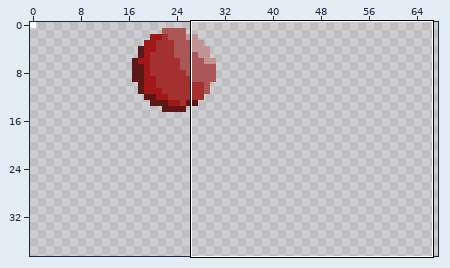
File history of a pixel-art file, assets/sprites/sample.aseprite. The picture above shows the old version from afar; the outline marks the close-up.
Close-up. Before the commit:
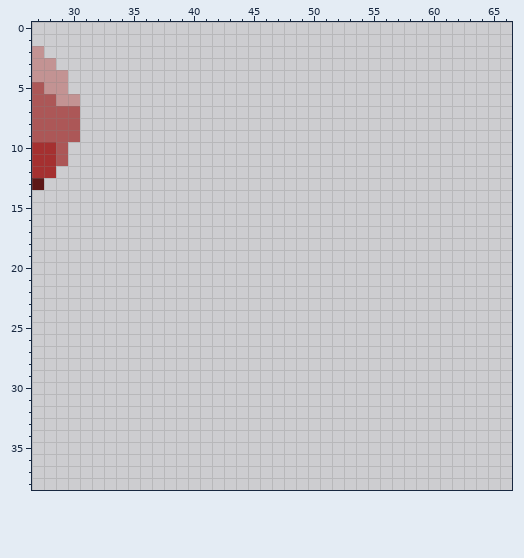
1024x1024 pixels, 1 frame. Shown: x 27..66, y 0..38. The wide view leaves out empty margins.
After:
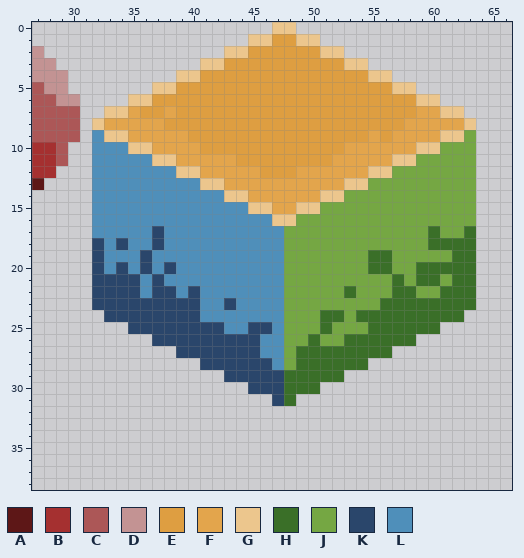
Palette (. is transparent): A #5d1717  B #a53030  C #ac5757  D #c39393  E #de9e41  F #e3a54c  G #ecc68d  H #3a6f28  J #75a743  K #2a466b  L #4f8fba
Difference:
@@ x 27..66 @@
- 0 ........................................
- 1 ........................................
- 2 D.......................................
- 3 DD......................................
- 4 DDD.....................................
- 5 CDD.....................................
- 6 CCDD....................................
- 7 CCCC....................................
- 8 CCCC....................................
- 9 CCCC....................................
-10 BBC.....................................
-11 BBC.....................................
-12 BB......................................
-13 A.......................................
-14 ........................................
-15 ........................................
-16 ........................................
-17 ........................................
-18 ........................................
-19 ........................................
-20 ........................................
-21 ........................................
-22 ........................................
-23 ........................................
-24 ........................................
-25 ........................................
-26 ........................................
-27 ........................................
-28 ........................................
-29 ........................................
-30 ........................................
-31 ........................................
+ 0 ....................GG..................
+ 1 ..................GGEEGG................
+ 2 D...............GGEEEEEEGG..............
+ 3 DD............GGEEEEEEEEEEGG............
+ 4 DDD.........GGEEEEEEEEEEEEEEGG..........
+ 5 CDD.......GGEEEEEEEEEEEEEEEEEEGG........
+ 6 CCDD....GGEEEEEEEEEEEEEEEEEEEEEEGG......
+ 7 CCCC..GGFEEFEEEEEEEEEEEEEEEEEEEEFFGG....
+ 8 CCCC.GFFFFFEEEEEEEEEEEEEEEEEEEEFFFFFG...
+ 9 CCCC.LGGFFFFFEEEEEEEEEEEEEEEFEFFFFGGJ...
+10 BBC..LLLGGFFFFEEEEEEEEEEEEFFFFFFGGJJJ...
+11 BBC..LLLLLGGFFFFFEEEEEEEEFFFFFGGJJJJJ...
+12 BB...LLLLLLLGGFFFFFEEEFFFFFFGGJJJJJJJ...
+13 A....LLLLLLLLLGGFFFFFFFFFFGGJJJJJJJJJ...
+14 .....LLLLLLLLLLLGGFFFFFFGGJJJJJJJJJJJ...
+15 .....LLLLLLLLLLLLLGGFFGGJJJJJJJJJJJJJ...
+16 .....LLLLLLLLLLLLLLLGGJJJJJJJJJJJJJJJ...
+17 .....LLLLLKLLLLLLLLLLJJJJJJJJJJJJHJJH...
+18 .....KLKLLKLLLLLLLLLLJJJJJJJJJJJJHHHH...
+19 .....KLLLKLLLLLLLLLLLJJJJJJJHHJJJJJHH...
+20 .....KLKLKLKLLLLLLLLLJJJJJJJHHJJHHHHH...
+21 .....KKKKLKLLLLLLLLLLJJJJJJJJJHJHHJHH...
+22 .....KKKKLKKLKLLLLLLLJJJJJHJJJHHJJHHH...
+23 .....KKKKKKKKKLLKLLLLJJJJJJJJHHHHHHHH...
+24 ......KKKKKKKKLLLLLLLJJJHHJHHHHHHHHH....
+25 ........KKKKKKKKLLKKLJJJHJJJHHHHHH......
+26 ..........KKKKKKKKKLLJJHJJHHHHHH........
+27 ............KKKKKKKLLJHHHHHHHH..........
+28 ..............KKKKKKLJHHHHHH............
+29 ................KKKKKHHHHH..............
+30 ..................KKKHHH................
+31 ....................KH..................
 32 ........................................
Changed places in both close-ups, as pixel boxes (x1, y1, x2, y2):
added: (92, 22, 476, 406)
